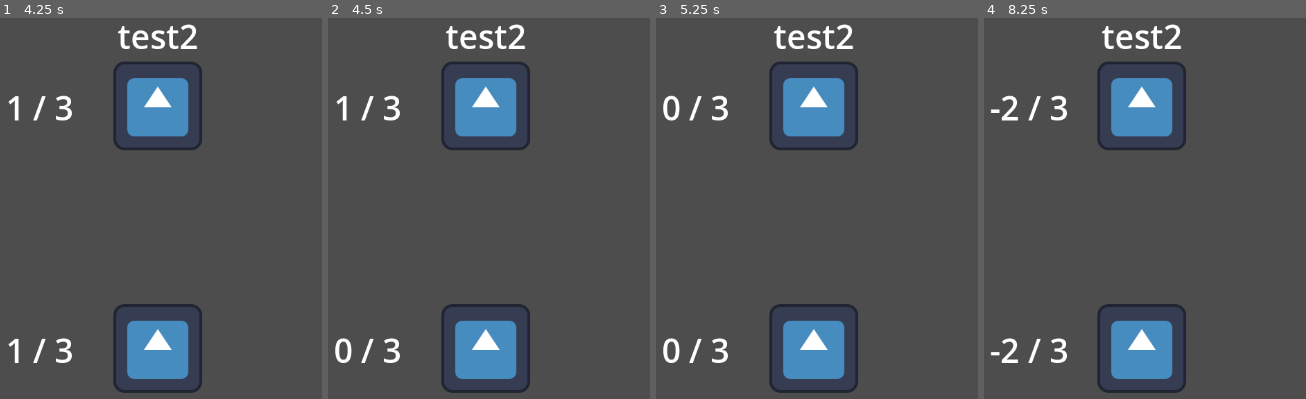
Above: before the commit, frames 1-4 (left to right).
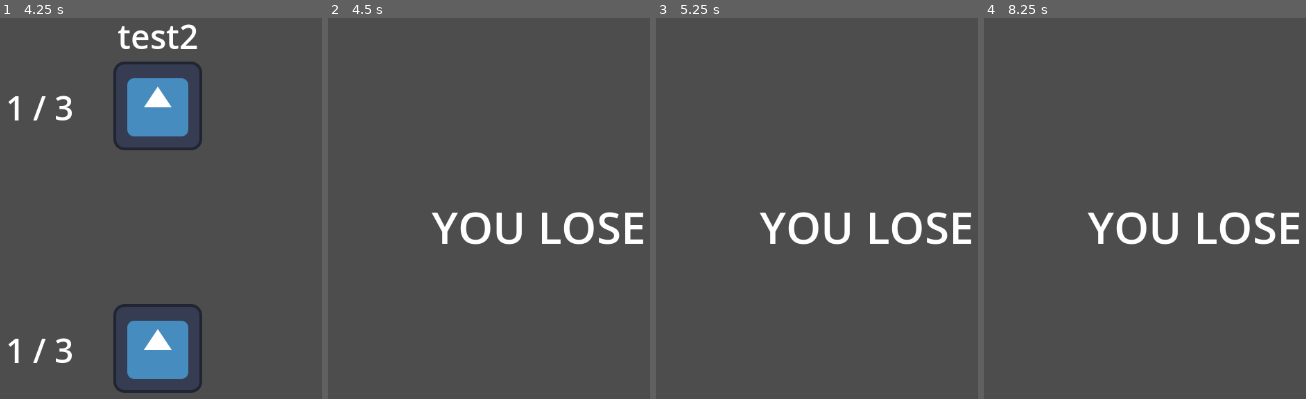
Above: after the commit, the same moments.

Repository: jrattur2/ggj-2026-team-coup
Game: Godot game, scene res://Levels/startup_level.tscn
The game is run twice, just before and just after one commit, with the same random seed, the same clock (stepped at 60 frames per second) and the same inputs. The engine's default icon, where the game draws it, is replaced by a stand-in: a white triangle on a blue panel in a dark square.
Inputs:
- Up to frame 1 (4.25 s): click "Start" at 0.5 s; tap Enter at 1.25, 2.75 s; hold L (dev_lose_turn) 1.28-2.03 s; tap Space at 2, 3.5 s; tap K (dev_win_turn) at 2.1, 3.6 s; hold L (dev_lose_turn) 2.78-3.53 s
- Up to frame 2 (4.5 s): tap Enter at 4.25 s; hold L (dev_lose_turn) from 4.28 s (still down)
- Up to frame 3 (5.25 s): tap Space at 5 s; release L (dev_lose_turn) at 5.03 s; tap K (dev_win_turn) at 5.1 s
- Up to frame 4 (8.25 s): hold L (dev_lose_turn) 5.78-6.53 s; tap K (dev_win_turn) at 6.6, 8.1 s; hold L (dev_lose_turn) 7.28-8.03 s

Frame 1 is identical in both runs. In frame 2, 11% of the frame differs, in the area x 2-98%, y 1-99%; in frame 3, 11%; in frame 4, 11%.

Commit message:
add win/lose scene

Diff:
--- a/Levels/startup_level.gd
+++ b/Levels/startup_level.gd
@@ -7,6 +7,8 @@
 @onready var main_menu: MainMenu = $MainMenu
 @onready var ingame: Node = $Ingame
 @onready var reward_menu: PostsBattleMenu = $RewardMenu
+@onready var win_screen: Control = $WinScreen
+@onready var lose_screen: Control = $LoseScreen
 
 var player : PlayerInfo
 var current_battle: BattleLevel = null
@@ -14,6 +16,8 @@
 func _ready() -> void:
 	main_menu.show()
 	reward_menu.hide()
+	win_screen.hide()
+	lose_screen.hide()
 	main_menu.on_main_menu_start_pressed.connect(_on_start_pressed)
 
 func _on_start_pressed():
@@ -46,14 +50,17 @@
 		node.queue_free()
 
 	if enemies.is_empty():
-		print_debug("you win")
-	else:
-		reward_menu.on_reward_chosen.connect(_on_reward_chosen)
-		reward_menu.show()
+		win_screen.show()
+		return
+
+	reward_menu.on_reward_chosen.connect(_on_reward_chosen)
+	reward_menu.show()
 
 func _on_battle_lose():
 	_disconnect_battle_signals(current_battle)
-	print_debug("you lose")
+	for node: Node in ingame.get_children():
+		node.queue_free()
+	lose_screen.show()
 
 func _connect_battle_signals(battle: BattleLevel):
 	battle.on_win.connect(_on_battle_win)
--- a/Levels/startup_level.tscn
+++ b/Levels/startup_level.tscn
@@ -6,6 +6,8 @@
 [ext_resource type="Resource" uid="uid://beavtv02jelgd" path="res://Resources/Enemy/test_enemy.tres" id="3_2w55e"]
 [ext_resource type="Resource" uid="uid://bl838rgbidx8s" path="res://Resources/Enemy/test_enemy2.tres" id="4_sesdb"]
 [ext_resource type="PackedScene" uid="uid://b7ofdux6144l0" path="res://Menu/post_battle_menu.tscn" id="5_2w55e"]
+[ext_resource type="PackedScene" uid="uid://btv65mscyer4p" path="res://Menu/win_screen.tscn" id="7_vpdpk"]
+[ext_resource type="PackedScene" uid="uid://cesjx236ptpm1" path="res://Menu/lose_screen.tscn" id="8_ntmli"]
 
 [node name="StartupLevel" type="Node"]
 script = ExtResource("1_l788o")
@@ -17,3 +19,9 @@
 
 [node name="RewardMenu" parent="." instance=ExtResource("5_2w55e")]
 visible = false
+
+[node name="WinScreen" parent="." instance=ExtResource("7_vpdpk")]
+visible = false
+
+[node name="LoseScreen" parent="." instance=ExtResource("8_ntmli")]
+visible = false
--- /dev/null
+++ b/Menu/lose_screen.tscn
@@ -0,0 +1,28 @@
+[gd_scene load_steps=2 format=3 uid="uid://cesjx236ptpm1"]
+
+[sub_resource type="LabelSettings" id="LabelSettings_5lkq0"]
+font_size = 64
+
+[node name="LoseScreen" type="Control"]
+layout_mode = 3
+anchors_preset = 15
+anchor_right = 1.0
+anchor_bottom = 1.0
+grow_horizontal = 2
+grow_vertical = 2
+
+[node name="Label" type="Label" parent="."]
+layout_mode = 1
+anchors_preset = 8
+anchor_left = 0.5
+anchor_top = 0.5
+anchor_right = 0.5
+anchor_bottom = 0.5
+offset_left = -39.0
+offset_top = -11.5
+offset_right = 39.0
+offset_bottom = 11.5
+grow_horizontal = 2
+grow_vertical = 2
+text = "YOU LOSE"
+label_settings = SubResource("LabelSettings_5lkq0")
--- /dev/null
+++ b/Menu/win_screen.tscn
@@ -0,0 +1,28 @@
+[gd_scene load_steps=2 format=3 uid="uid://btv65mscyer4p"]
+
+[sub_resource type="LabelSettings" id="LabelSettings_jgxk7"]
+font_size = 64
+
+[node name="WinScreen" type="Control"]
+layout_mode = 3
+anchors_preset = 15
+anchor_right = 1.0
+anchor_bottom = 1.0
+grow_horizontal = 2
+grow_vertical = 2
+
+[node name="Label" type="Label" parent="."]
+layout_mode = 1
+anchors_preset = 8
+anchor_left = 0.5
+anchor_top = 0.5
+anchor_right = 0.5
+anchor_bottom = 0.5
+offset_left = -141.5
+offset_top = -44.0
+offset_right = 141.5
+offset_bottom = 44.0
+grow_horizontal = 2
+grow_vertical = 2
+text = "YOU WIN"
+label_settings = SubResource("LabelSettings_jgxk7")
Not shown: 1 places in Levels/startup_level.tscn that only renumber resources
